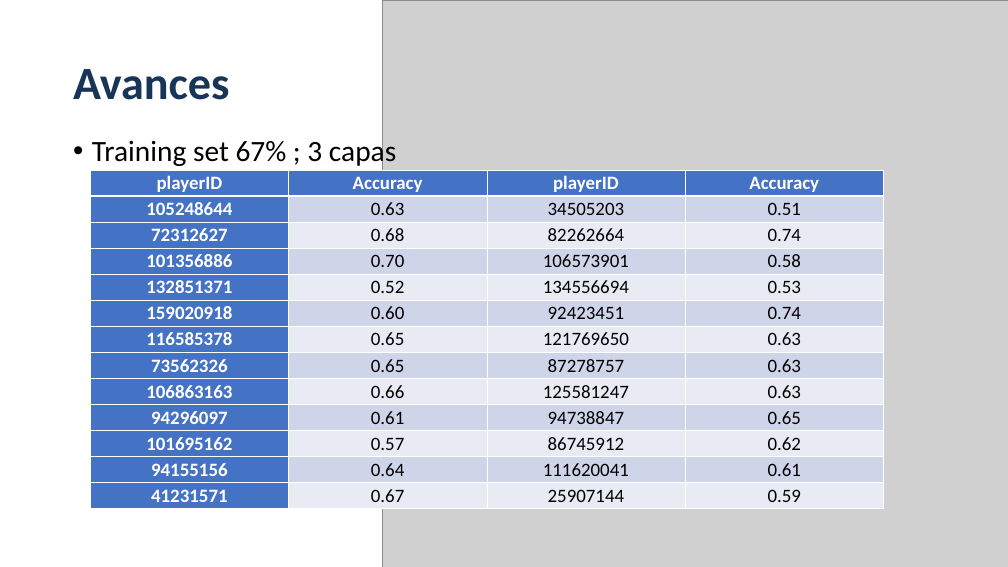
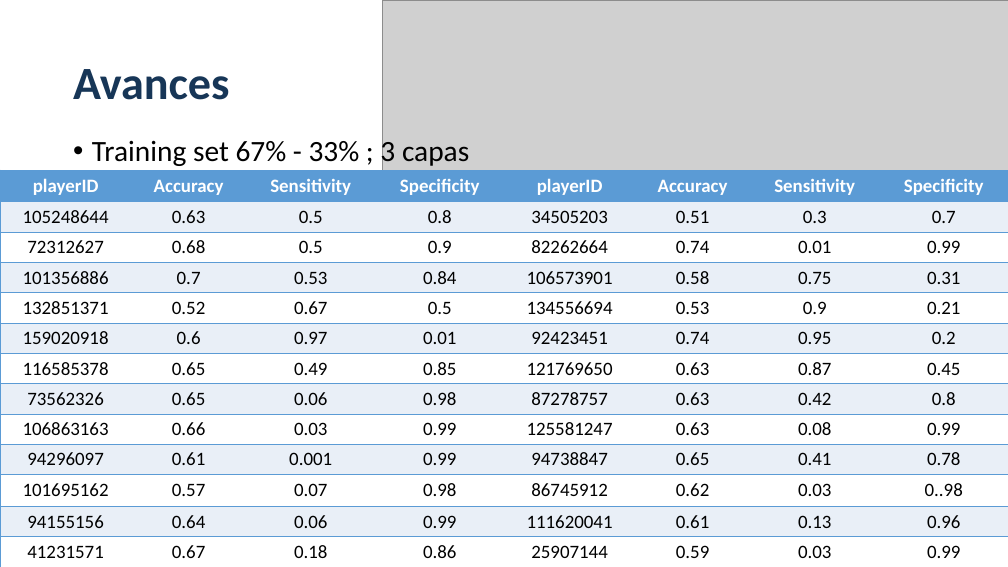
Before and after one commit to felipecardozo/masterthesis, a slide deck: slide 18 of presentación 2019 Dota predict coloquio.pptx (slide 15 before the commit). Drawn at 1008x567 pixels with LibreOffice and Linux fonts; fonts in the diff are those of the drawing; grey boxes stand for pictures. Boxes give left, top, right and bottom in pixels: in the first picture for what was removed or moved away, otherwise in the second. Text is boxed around its words. In the diff, an @@ line names an element or a change of style, - is before the commit and + after.

```diff
--- a/presentación 2019 Dota predict coloquio.pptx
+++ b/presentación 2019 Dota predict coloquio.pptx
@@ text at (92, 137, 469, 169): text changed @@
-• Training set 67% ; 3 capas
+• Training set 67% - 33% ; 3 capas
@@ table at (0, 170, 1008, 567) @@
-column 2: Accuracy | 0.63 | 0.68 | 0.70 | 0.52 | 0.60 | 0.65 | 0.65 | 0.66 | 0.61 | 0.57 | 0.64 | 0.67
+column 2: Accuracy | 0.63 | 0.68 | 0.7 | 0.52 | 0.6 | 0.65 | 0.65 | 0.66 | 0.61 | 0.57 | 0.64 | 0.67
+column 3: Sensitivity | 0.5 | 0.5 | 0.53 | 0.67 | 0.97 | 0.49 | 0.06 | 0.03 | 0.001 | 0.07 | 0.06 | 0.18
+column 4: Specificity | 0.8 | 0.9 | 0.84 | 0.5 | 0.01 | 0.85 | 0.98 | 0.99 | 0.99 | 0.98 | 0.99 | 0.86
+column 7: Sensitivity | 0.3 | 0.01 | 0.75 | 0.9 | 0.95 | 0.87 | 0.42 | 0.08 | 0.41 | 0.03 | 0.13 | 0.03
+column 8: Specificity | 0.7 | 0.99 | 0.31 | 0.21 | 0.2 | 0.45 | 0.8 | 0.99 | 0.78 | 0..98 | 0.96 | 0.99
@@ table: place and size @@
-table at (90, 170, 884, 509)
+table at (0, 170, 1008, 567)
```
Also in this commit, not shown: 8 other slides changed, 1 slide added, 4 other files.
